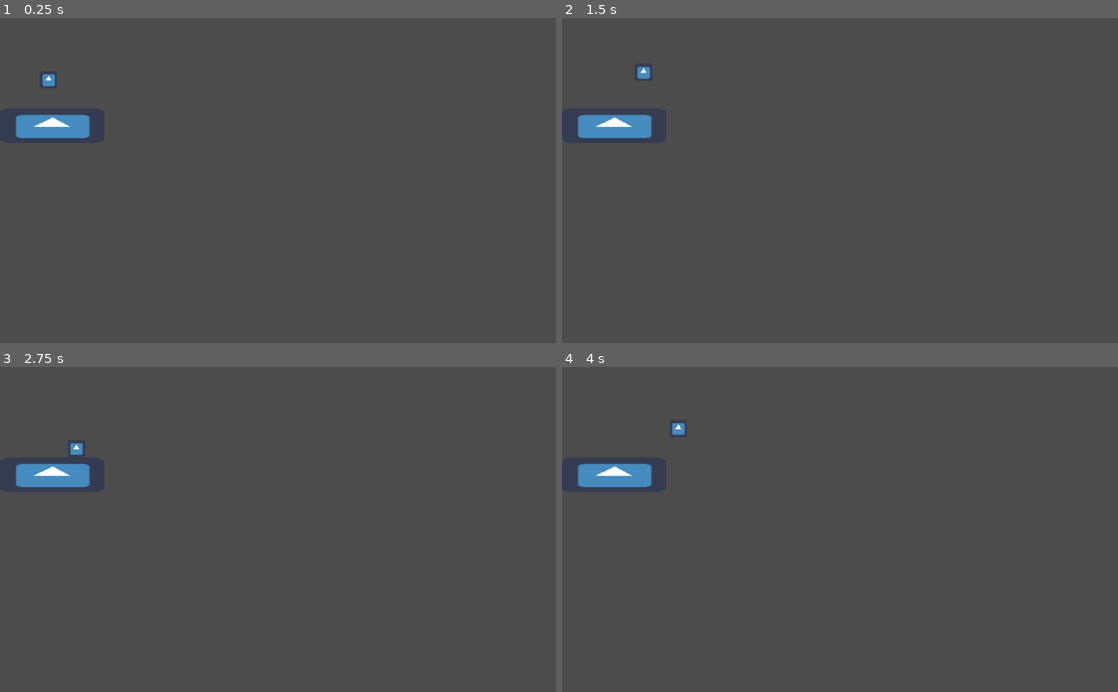
Above: before the commit, frames 1-4 (two rows, left to right).
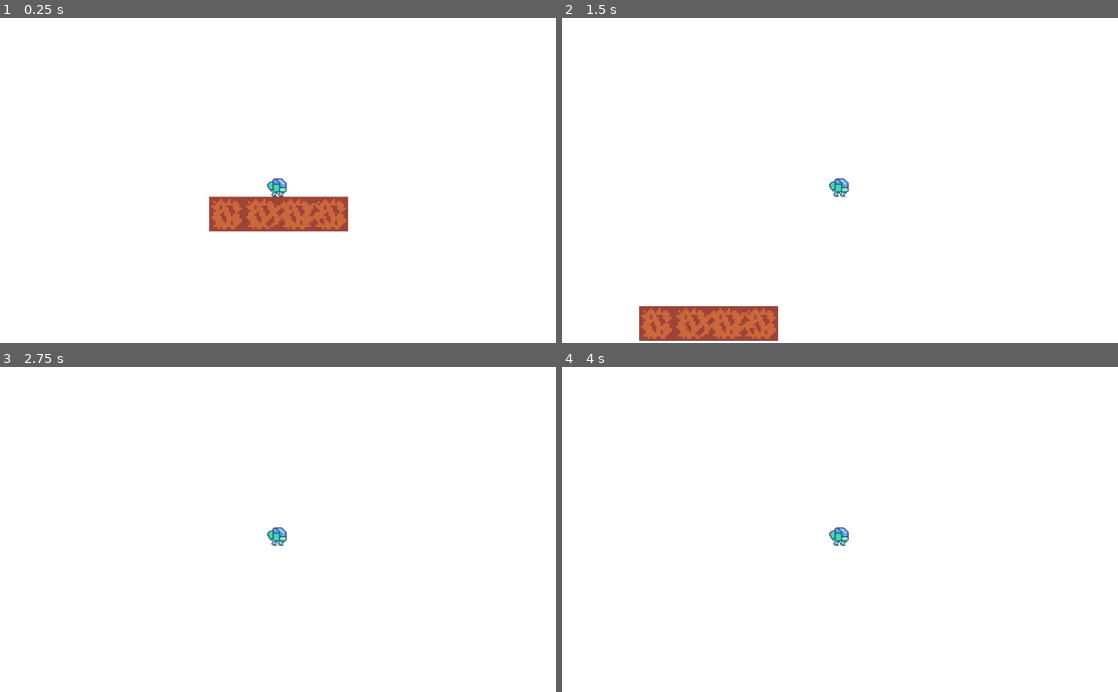
Above: after the commit, the same moments.

Repository: MichaelRRyan/Mecha-Miners
Game: Godot game, scene res://scenes/Gameplay.tscn
Two runs of this game, one before a commit and one after it. Both use one fixed random seed, a clock stepped at 60 frames per second and the inputs below. The engine's default icon, where the game draws it, is replaced by a stand-in: a white triangle on a blue panel in a dark square.
Inputs:
- Up to frame 1 (0.25 s): no input
- Up to frame 2 (1.5 s): hold D (move_right) from 0.53 s (still down); tap W (jump) at 0.77 s
- Up to frame 3 (2.75 s): tap W (jump) at 1.52 s; release D (move_right) at 2.03 s; hold A (move_left) from 2.03 s (still down)
- Up to frame 4 (4 s): release A (move_left) at 2.78 s; hold D (move_right) from 2.78 s (still down); tap W (jump) at 3.02, 3.77 s

The runs differ from the first frame. In frame 1, 100% of the frame differs, in the area x 0-100%, y 0-100%; in frame 2, 100%; in frame 3, 100%; in frame 4, 100%.

Commit message:
Added basic sprites and fixed gravity issue

Diff:
--- a/project.godot
+++ b/project.godot
@@ -38,4 +38,5 @@
 
 [rendering]
 
+environment/default_clear_color=Color( 1, 1, 1, 1 )
 environment/default_environment="res://default_env.tres"
--- a/scenes/Gameplay.tscn
+++ b/scenes/Gameplay.tscn
@@ -1,25 +1,26 @@
 [gd_scene load_steps=5 format=2]
 
 [ext_resource path="res://scripts/Player.gd" type="Script" id=1]
-[ext_resource path="res://assets/images/icon.png" type="Texture" id=2]
+[ext_resource path="res://assets/images/spritesheet.png" type="Texture" id=3]
 
 [sub_resource type="RectangleShape2D" id=1]
-extents = Vector2( 32, 32 )
+extents = Vector2( 32, 8 )
 
 [sub_resource type="RectangleShape2D" id=2]
-extents = Vector2( 32, 32 )
+extents = Vector2( 5, 8.5 )
 
 [node name="Gameplay" type="Node2D"]
 
 [node name="Floor" type="StaticBody2D" parent="."]
-position = Vector2( 95.617, 198.875 )
-scale = Vector2( 3, 1 )
+position = Vector2( 89.6364, 124.317 )
 __meta__ = {
 "_edit_group_": true
 }
 
 [node name="Sprite" type="Sprite" parent="Floor"]
-texture = ExtResource( 2 )
+texture = ExtResource( 3 )
+region_enabled = true
+region_rect = Rect2( 0, 48, 64, 16 )
 
 [node name="CollisionShape2D" type="CollisionShape2D" parent="Floor"]
 shape = SubResource( 1 )
@@ -32,8 +33,16 @@
 "_edit_group_": true
 }
 
+[node name="CollisionShape2D" type="CollisionShape2D" parent="Player"]
+position = Vector2( 0, 6.5 )
+shape = SubResource( 2 )
+
 [node name="Sprite" type="Sprite" parent="Player"]
-texture = ExtResource( 2 )
+texture = ExtResource( 3 )
+region_enabled = true
+region_rect = Rect2( 0, 64, 32, 32 )
 
-[node name="CollisionShape2D" type="CollisionShape2D" parent="Player"]
-shape = SubResource( 2 )
+[node name="Camera2D" type="Camera2D" parent="Player"]
+scale = Vector2( 2, 2 )
+current = true
+zoom = Vector2( 0.25, 0.25 )
--- a/scripts/Player.gd
+++ b/scripts/Player.gd
@@ -7,7 +7,7 @@
 var velocity = Vector2.ZERO
 
 
-func _process(delta):
+func _physics_process(delta):
 
 	# Add the gravity acceleration to velocity.
 	velocity.y += gravity_acceleration * delta
@@ -24,4 +24,4 @@
 	velocity.x = hor_input * movement_speed
 
 	# Move by the velocity.
-	var _result = move_and_slide(velocity, Vector2.UP)
+	velocity = move_and_slide(velocity, Vector2.UP)
Binary file added: assets/images/spritesheet.png
Not shown, added: assets/images/spritesheet.png.import
